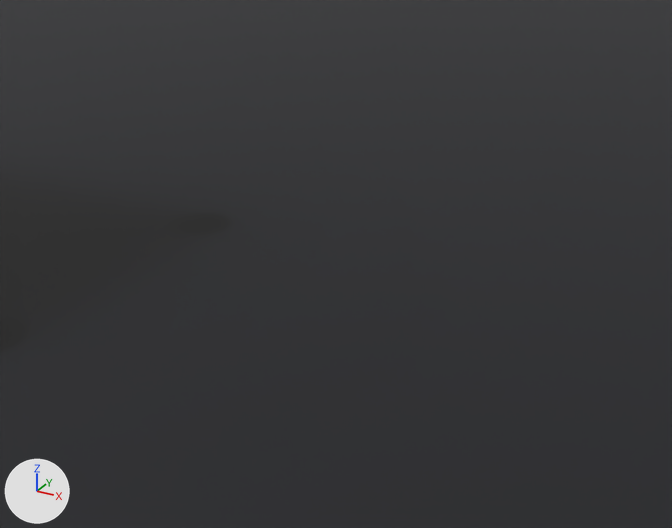
Before and after pictures for a commit that changed the glTF model dist/groundPlane_01.glb.
Rendered twice from a 50 mm lens placed at (0.721, -0.557, 0.338), pointed at (0.431, -0.03, 0.074). Arrows for +X, +Y and +Z are at lower left; the lights stay in place.

In view in the first picture: 'ground'.
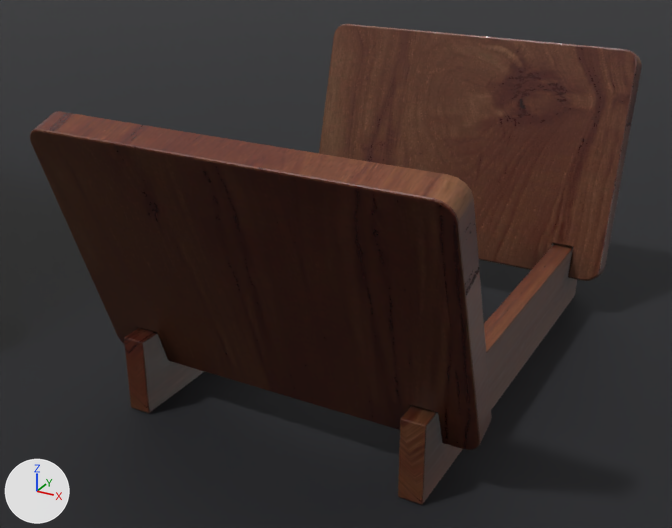
Diff of the bpy script that builds the scene:
```diff
--- a/dist/groundPlane_01.glb.py
+++ b/dist/groundPlane_01.glb.py
@@ img_holderbake_rough @@
+img_holderbake_rough = load_image('holderBake_ROUGH', '_unpacked/holderBake_ROUGH', 1024, 1024, 'Non-Color')
@@ img_holderbake_colour @@
+img_holderbake_colour = load_image('holderBake_COLOUR', '_unpacked/holderBake_COLOUR', 1024, 1024, 'sRGB')
@@ mat_holder @@
+mat_holder = bpy.data.materials.new('holder')
+# uses the picture img_holderbake_colour
+# uses the picture img_holderbake_rough
@@ me_cube_001 @@
+me_cube_001.from_pydata(...)  # 388 vertices, 760 faces; spans x -0.13..0.13, y -0.191..0.19, z -0.082..0.122
+me_cube_001.materials.append(mat_holder)
@@ ob_holder @@
+ob_holder = bpy.data.objects.new('holder', me_cube_001)
+ob_holder.location = (0.4512, -0.0038, 0.0822)
```

Boxes [x1, y1, x2, y2] around the edits, measured in the pictures (672 x 528 px):
'holder', added
    after: [30, 24, 642, 505]
